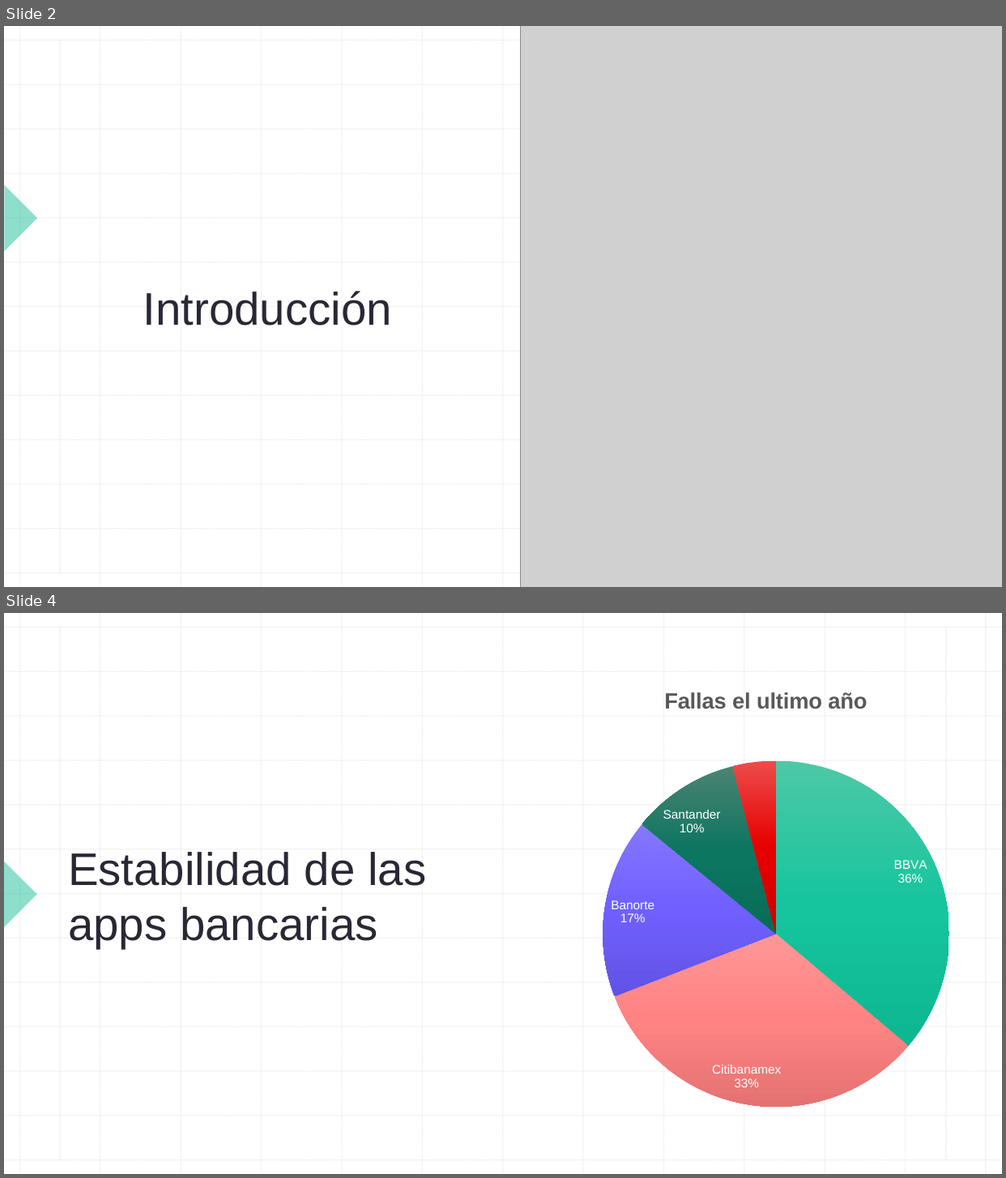
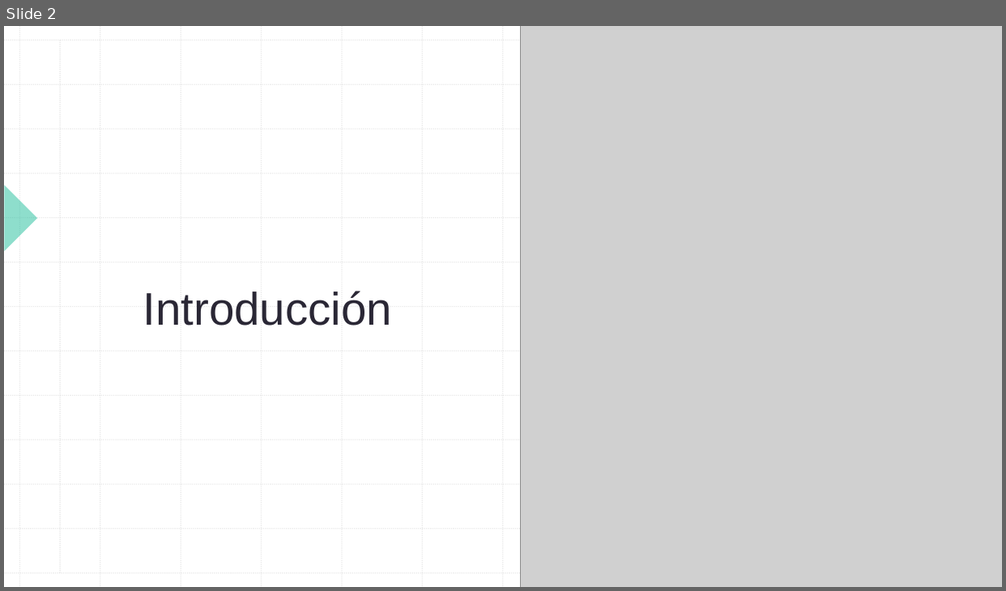
Before and after one commit to jesjack/LOW-DENSITY, a slide deck: Pitch_Low-Density.pptx. Shown one above the other, each under a label of ours: slides 2 and 4 before the commit, slide 2 after it; the slides between them are not shown. The pictures are 1006x1178 and 1006x591 pixels, drawn with LibreOffice and Linux fonts; fonts in the diff are those of the drawing; grey boxes stand for pictures. Boxes give left, top, right and bottom in pixels: in the first picture for what was removed or moved away, otherwise in the second. Text is boxed around its words. In the diff, an @@ line names an element or a change of style, - is before the commit and + after.

```diff
--- a/Pitch_Low-Density.pptx
+++ b/Pitch_Low-Density.pptx
@@ slide 4 removed at <box>4,613,1002,1174</box>, background #FFFFFF; not listed: 27 template elements that a slide beside it also shows @@
@@ rectangle removed at <box>4,613,1002,1174</box> @@
@@ group removed at <box>4,613,1002,1174</box>: 28 lines @@
@@ pie chart removed at <box>547,670,985,1118</box> @@
-title "Fallas el ultimo año"
-categories: BBVA, Citibanamex, Banorte, Santander, HSBC
-Fallas el ultimo año: 36, 33, 17, 10, 4
@@ title removed at <box>68,852,426,948</box> @@
-Estabilidad de las apps bancarias
@@ right triangle removed at <box>4,862,37,927</box> @@
```
Also in this commit, not shown: 3 slides added, 2 other slides removed.
